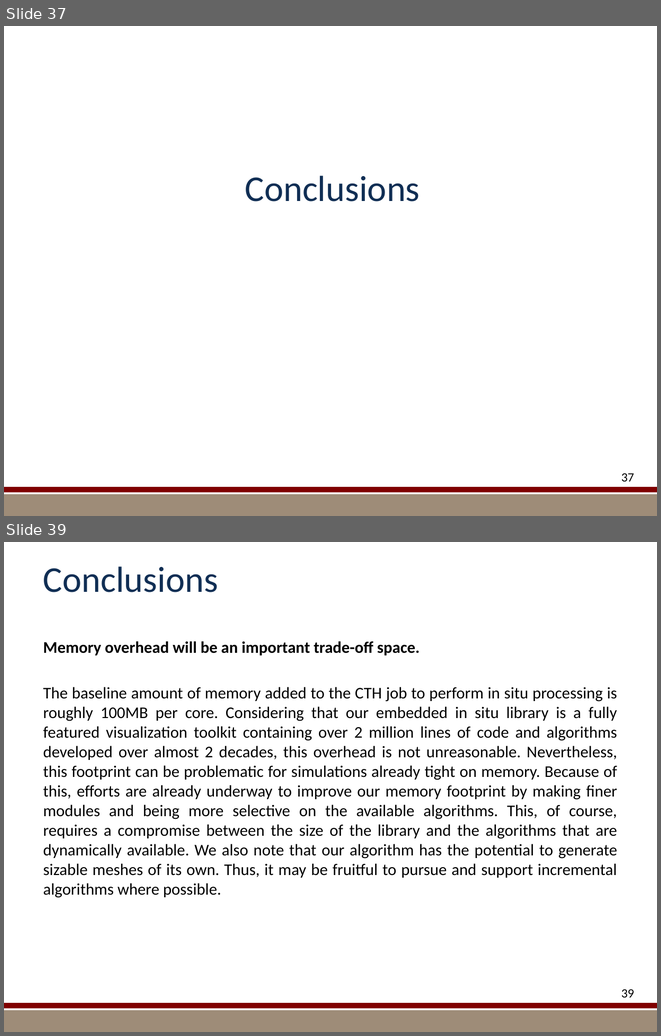
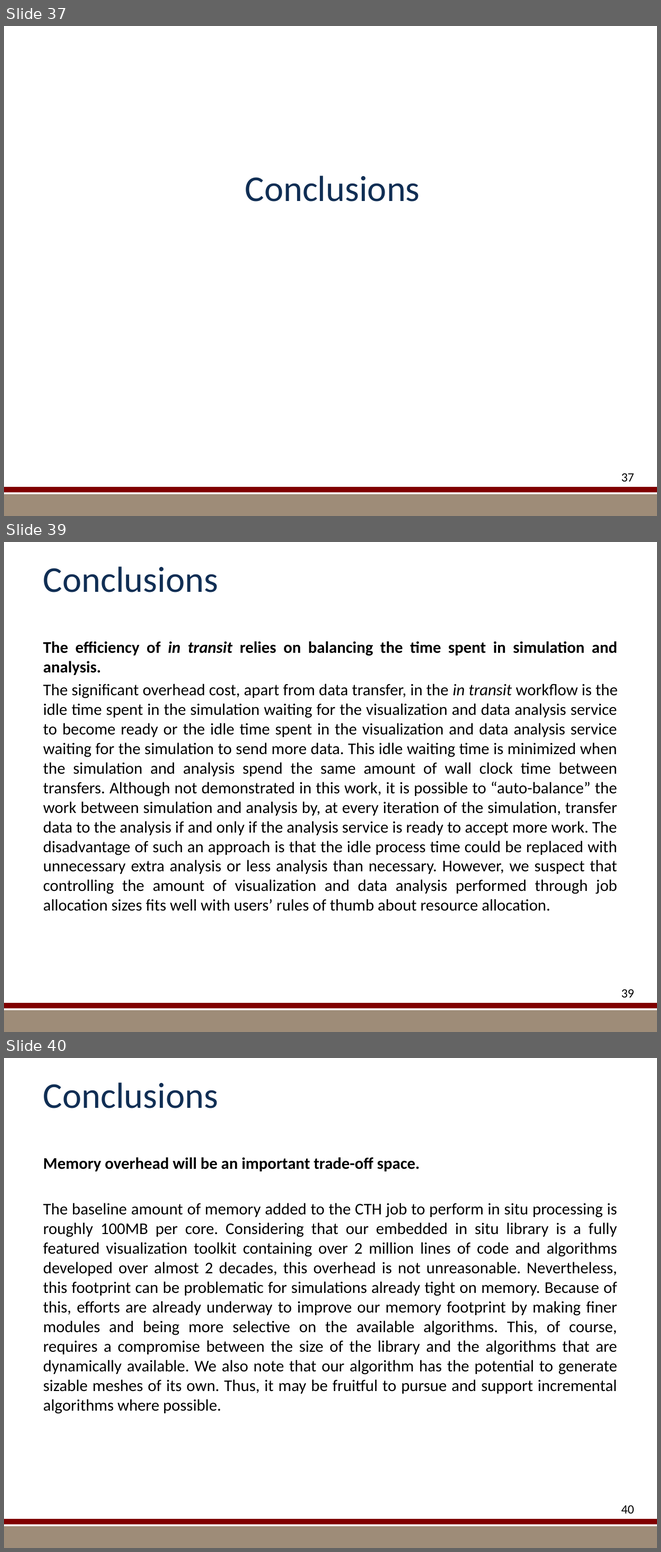
Before and after one commit to kmorel-papers/MilestoneFY13, a slide deck: Summary/SummarySlides.pptx. Shown one above the other, each under a label of ours: slides 37 and 39 before the commit, slides 37, 39 and 40 after it; the slides between them are not shown. The pictures are 661x1036 and 661x1552 pixels, drawn with LibreOffice and Linux fonts; fonts in the diff are those of the drawing; background and template pictures are left out. Boxes give left, top, right and bottom in pixels: in the first picture for what was removed or moved away, otherwise in the second. Text is boxed around its words. In the diff, an @@ line names an element or a change of style, - is before the commit and + after.

Commit message:
Add conclusion about balancing time spent in simulation and analysis.

```diff
--- a/Summary/SummarySlides.pptx
+++ b/Summary/SummarySlides.pptx
@@ slide 39 added at [4, 542, 657, 1032], background #FFFFFF; not listed: 2 template elements that a slide beside it also shows @@
@@ title added at [43, 566, 218, 592], 40 pt, text #102E54 @@
+Conclusions
@@ text added at [43, 641, 618, 911], 18 pt, text #000000 @@
+The efficiency of in transit relies on balancing the time spent in simulation and analysis.
+The significant overhead cost, apart from data transfer, in the in transit workflow is the idle time spent in the simulation waiting for the visualization and data analysis service to become ready or the idle time spent in the visualization and data analysis service waiting for the simulation to send more data. This idle waiting time is minimized when the simulation and analysis spend the same amount of wall clock time between transfers. Although not demonstrated in this work, it is possible to “auto-balance” the work between simulation and analysis by, at every iteration of the simulation, transfer data to the analysis if and only if the analysis service is ready to accept more work. The disadvantage of such an approach is that the idle process time could be replaced with unnecessary extra analysis or less analysis than necessary. However, we suspect that controlling the amount of visualization and data analysis performed through job allocation sizes fits well with users’ rules of thumb about resource allocation.
@@ page number added at [621, 989, 634, 997], 14 pt, text #000000 @@
+39
@@ what was slide 39 is now slide 40 @@
@@ page number at [621, 1505, 634, 1513]: text changed @@
-39
+40
```
Also in this commit, not shown: 1 slide changed, 1 other file.
